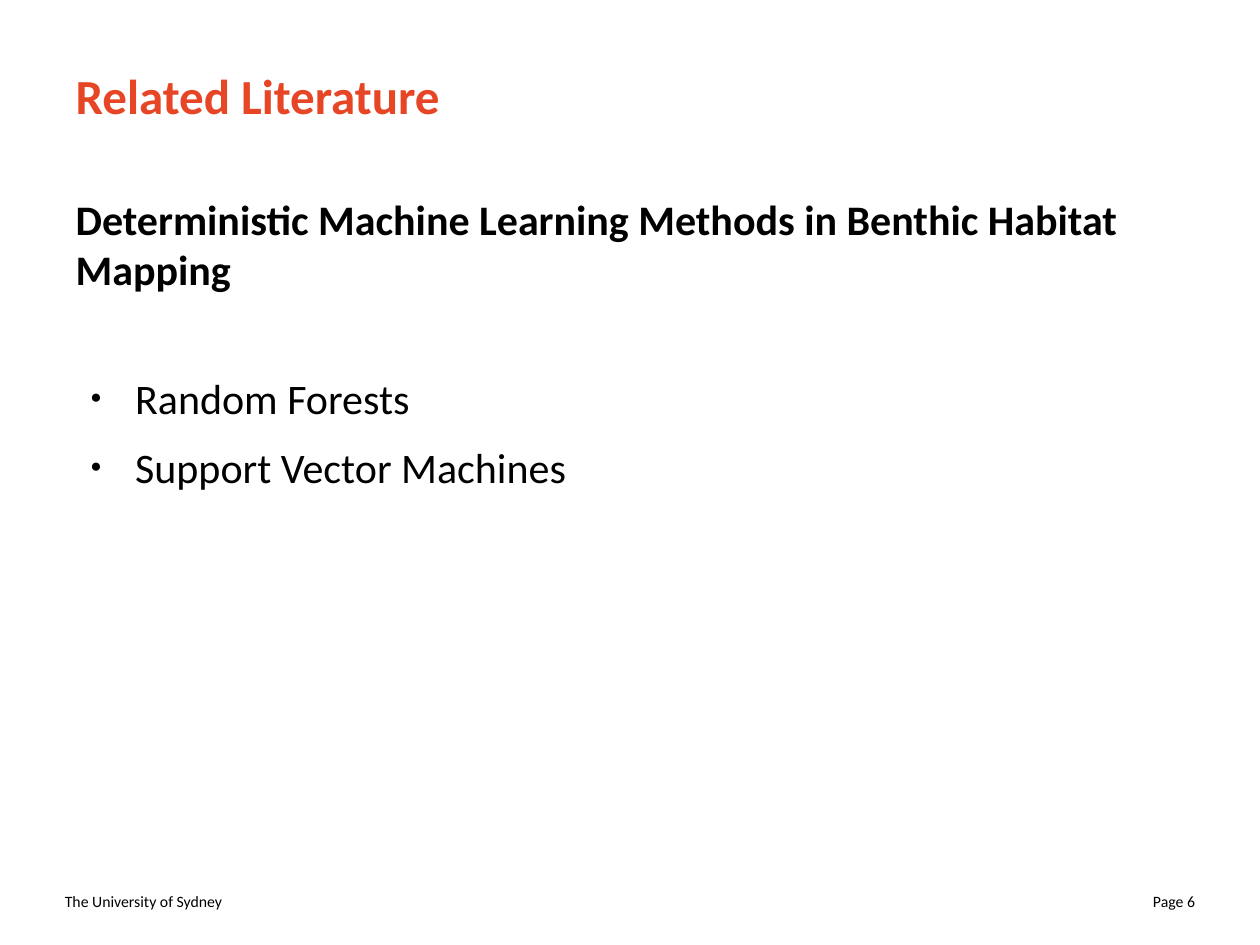
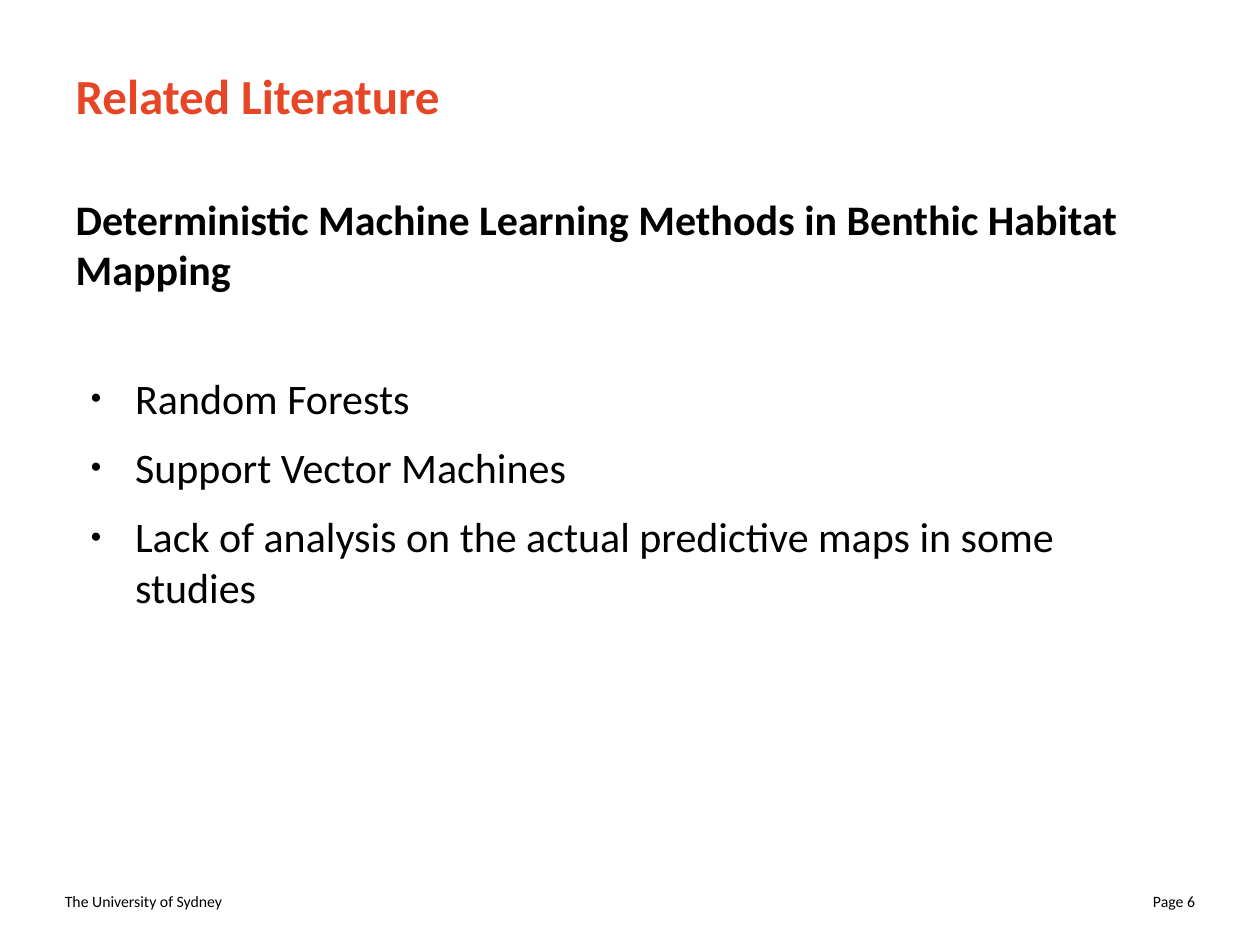
Before and after one commit to juicetin/honours, a slide deck: slide 6 of prez/honours_prez.odp. Drawn at 1260x945 pixels with LibreOffice and Linux fonts; fonts in the diff are those of the drawing. Boxes give left, top, right and bottom in pixels: in the first picture for what was removed or moved away, otherwise in the second. Text is boxed around its words. In the diff, an @@ line names an element or a change of style, - is before the commit and + after.

```diff
--- a/prez/honours_prez.odp
+++ b/prez/honours_prez.odp
@@ text at [135, 522, 1054, 604]: paragraph added @@
+● Lack of analysis on the actual predictive maps in some studies
```
Also in this commit, not shown: 4 other slides changed, 3 slides added, 1 slide removed, 1 other file.
